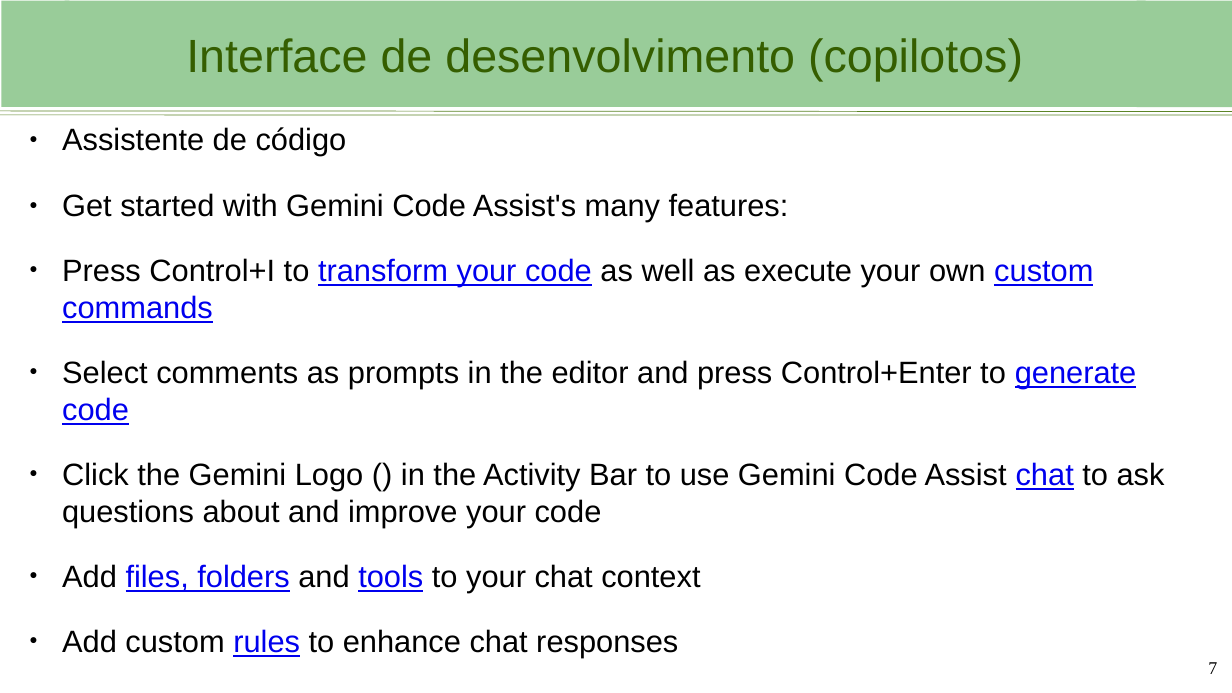
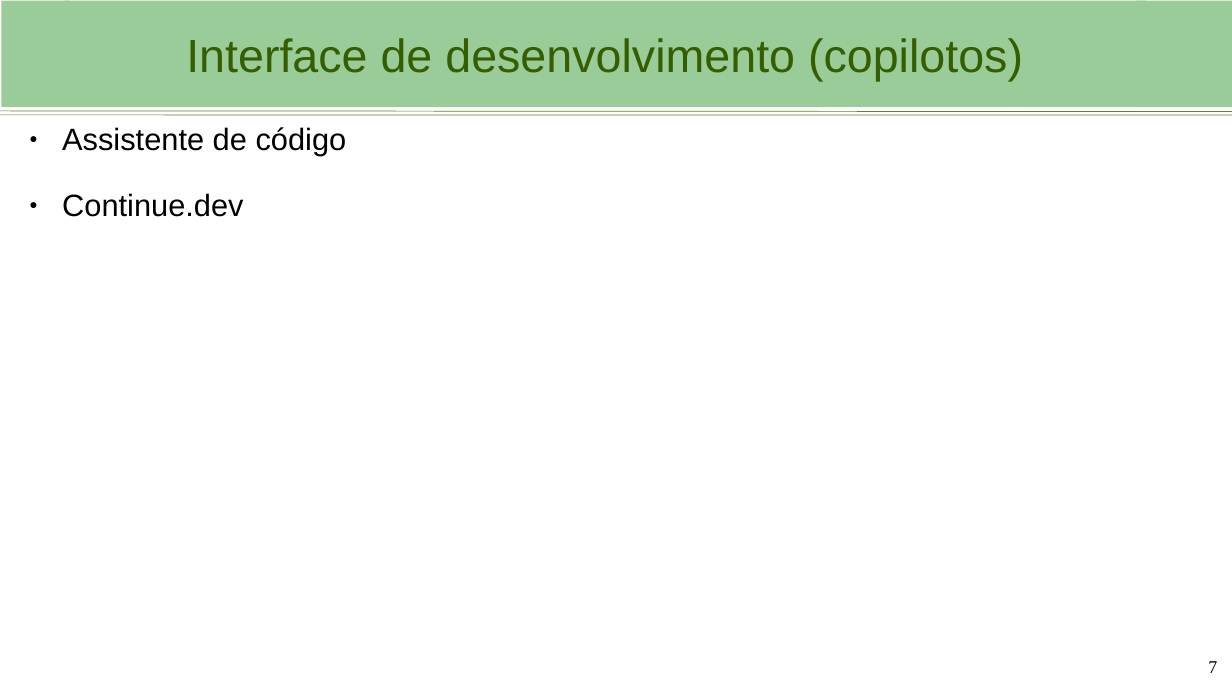
Before and after one commit to mauriciodev/progcart, a slide deck: slide 7 of aulas/Aula_1_Ambiente_de_desenvolvimento.pptx. Drawn at 1232x693 pixels with LibreOffice and Linux fonts; fonts in the diff are those of the drawing; background and template pictures are left out. Boxes give left, top, right and bottom in pixels: in the first picture for what was removed or moved away, otherwise in the second. Text is boxed around its words. In the diff, an @@ line names an element or a change of style, - is before the commit and + after.

Commit message:
Atualizando continue e ambiente

```diff
--- a/aulas/Aula_1_Ambiente_de_desenvolvimento.pptx
+++ b/aulas/Aula_1_Ambiente_de_desenvolvimento.pptx
@@ text at box(62, 193, 243, 217): text changed @@
-● Get started with Gemini Code Assist's many features:
-● Press Control+I to transform your code as well as execute your own custom commands
-● Select comments as prompts in the editor and press Control+Enter to generate code
-● Click the Gemini Logo () in the Activity Bar to use Gemini Code Assist chat to ask questions about and improve your code
-● Add files, folders and tools to your chat context
-● Add custom rules to enhance chat responses
-● Review the latest Code Assist feature releases
+● Continue.dev
```
Also in this commit, not shown: 2 other slides changed, 1 slide added.
